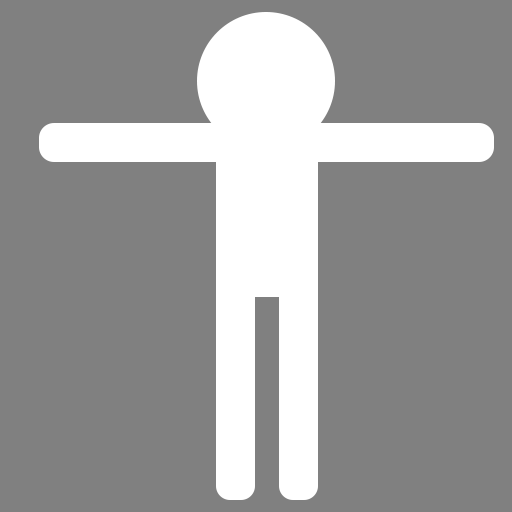
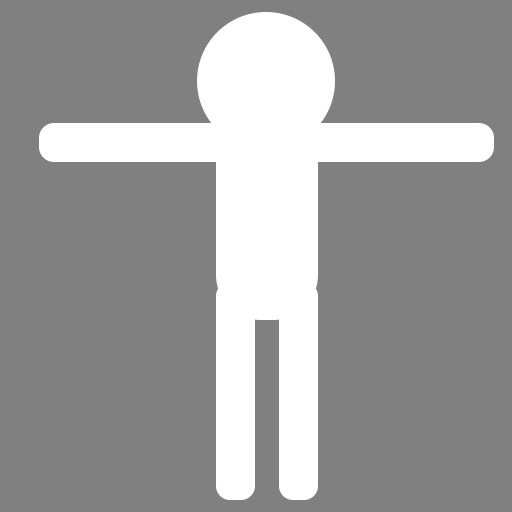
Two versions of the same layered image (512 x 512). Layer-by-layer changes:
painted on "Body" over [left=216, top=275, right=318, bottom=320]
